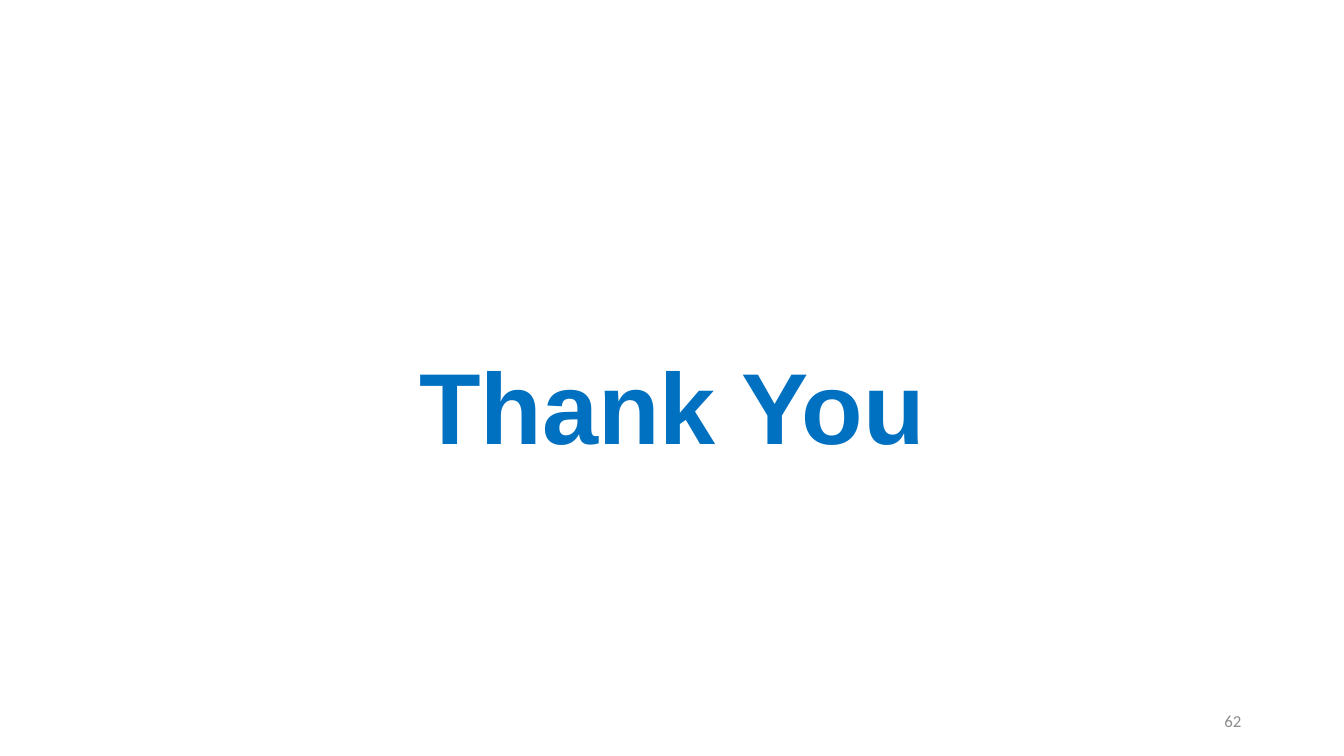
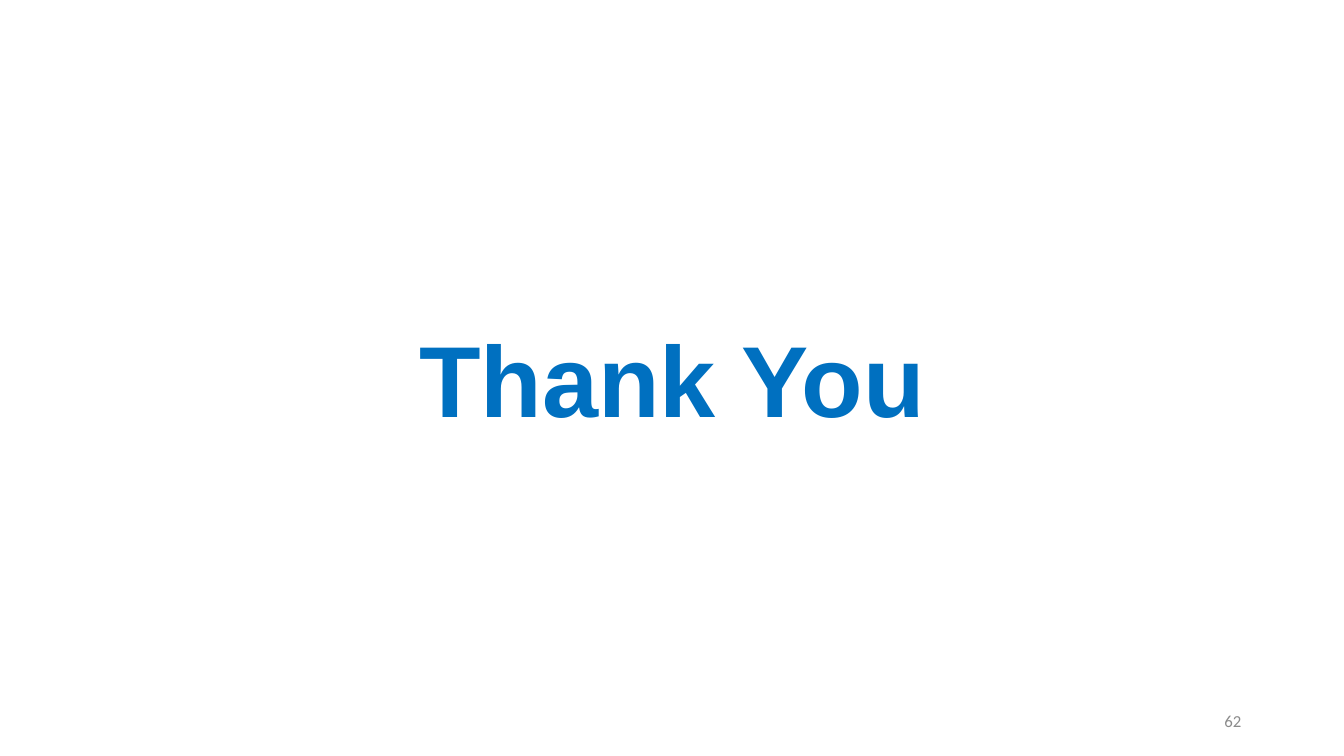
Before and after one commit to dayanandyadav205/CS-402-ADA, a slide deck: slide 62 of PPT_Notes/Unit-4_Backtracking_Branch_and_Bound/Unit-4_Backtracking_Branch_and_Bound.pptx. Drawn at 1344x756 pixels with LibreOffice and Linux fonts; fonts in the diff are those of the drawing. Boxes give left, top, right and bottom in pixels: in the first picture for what was removed or moved away, otherwise in the second. Text is boxed around its words. In the diff, an @@ line names an element or a change of style, - is before the commit and + after.

```diff
--- a/PPT_Notes/Unit-4_Backtracking_Branch_and_Bound/Unit-4_Backtracking_Branch_and_Bound.pptx
+++ b/PPT_Notes/Unit-4_Backtracking_Branch_and_Bound/Unit-4_Backtracking_Branch_and_Bound.pptx
@@ text "Thank You": place and size @@
-text "Thank You" at (419, 371, 925, 445)
+text "Thank You" at (419, 344, 925, 418)
```
Also in this commit, not shown: 1 other slide changed, 10 other files.
